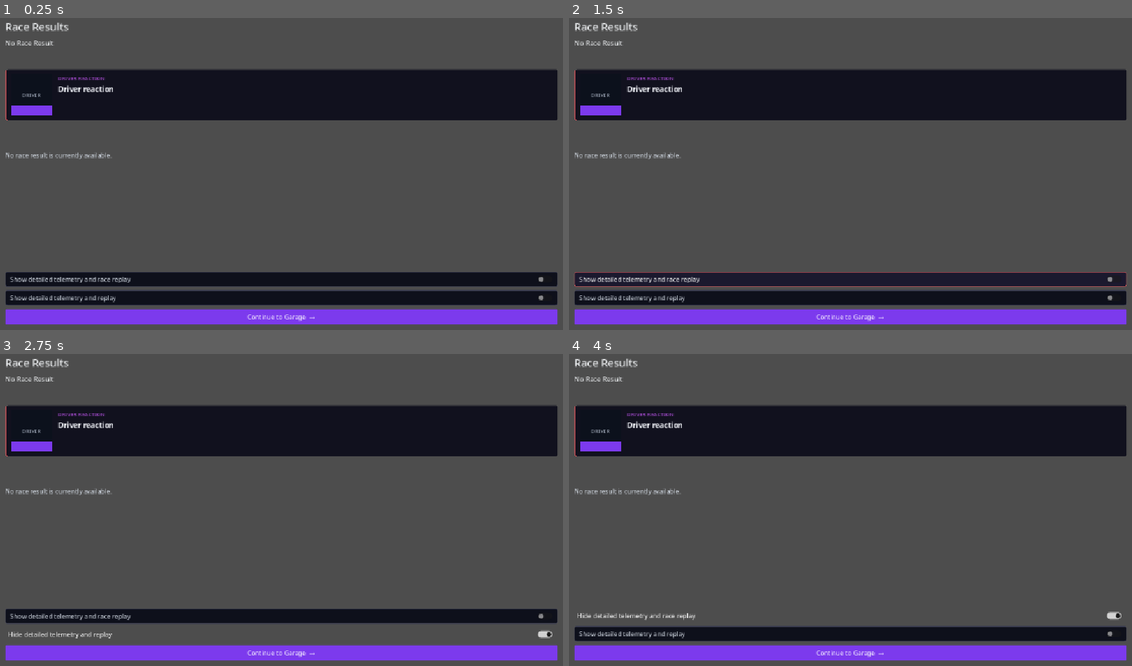
Above: before the commit, frames 1-4 (two rows, left to right).
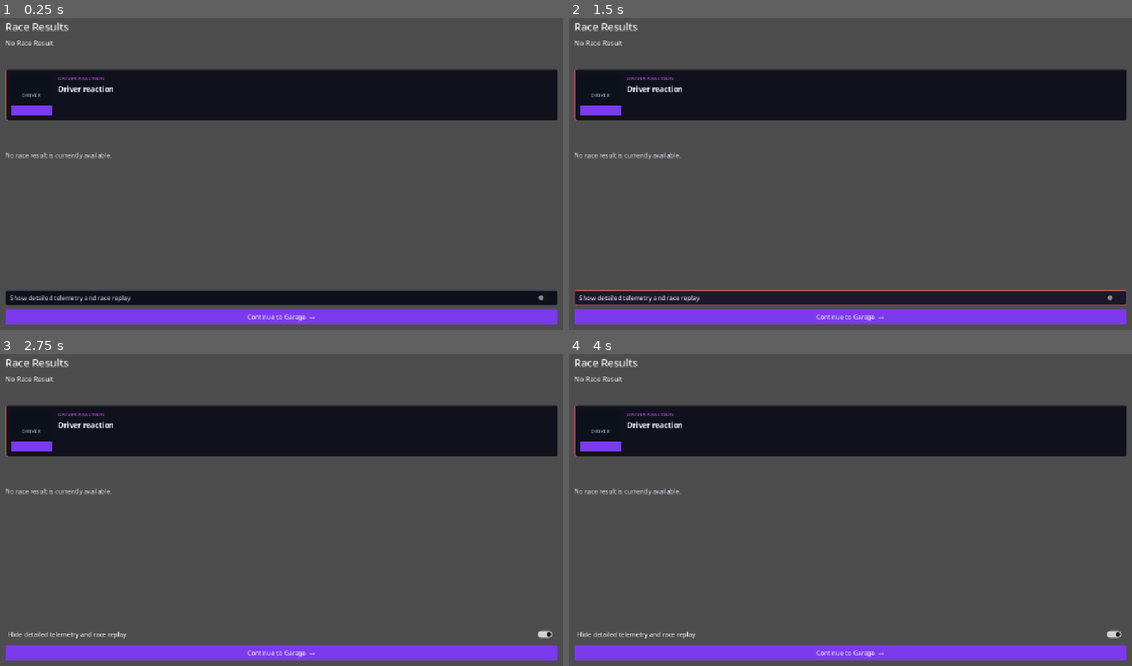
Above: after the commit, the same moments.

Repository: joeyp24/racing_manager
Game: Godot game, scene res://scenes/pages/race_results/race_results.tscn
Two runs of this game, one before a commit and one after it. Both use one fixed random seed, a clock stepped at 60 frames per second and the inputs below. This scene is started directly instead of the project's main scene.
Inputs (mouse positions are in pixels of both pictures, inside the frame that each line leads up to):
- Up to frame 1 (0.25 s): no input
- Up to frame 2 (1.5 s): click "Show detailed telemetry and r…" at 0.5 s; click "Hide detailed telemetry and r…" at 1.25 s
- Up to frame 3 (2.75 s): click (281, 634) at 2 s, where only the run before the commit has a clickable "Show detailed telemetry and r…"
- Up to frame 4 (4 s): click (850, 634) at 2.75 s, where only the run before the commit has a clickable "Hide detailed telemetry and r…"; click "Show detailed telemetry and r…" at 3.5 s

The runs differ from the first frame. In frame 1, 4.4% of the frame differs, in the area x 1-99%, y 81-92%; in frame 2, 5.3%, in the area x 1-99%, y 81-93%; in frame 3, 4.4%; in frame 4, 4.6%.

Commit message:
Fix merged results disclosure

Diff:
--- a/scenes/pages/race_results/race_results.gd
+++ b/scenes/pages/race_results/race_results.gd
@@ -14,7 +14,6 @@
 @onready var reaction_label: Label = %reaction_label
 @onready var incident_story_label: Label = %incident_story_label
 @onready var rival_story_label: Label = %rival_story_label
-@onready var details_toggle: CheckButton = %details_toggle
 @onready var outcome_story_label: Label = %outcome_story_label
 @onready var detailed_analysis_button: CheckButton = %detailed_analysis_button
 
@@ -23,9 +22,8 @@
 	continue_button.pressed.connect(
 		_on_continue_button_pressed
 	)
-	details_toggle.toggled.connect(_toggle_details)
-	_toggle_details(false)
 	detailed_analysis_button.toggled.connect(_on_detailed_analysis_toggled)
+	_on_detailed_analysis_toggled(false)
 
 	show_race_result()
 
@@ -60,15 +58,6 @@
 	reaction_label.text = "“%s”" % result.driver_reaction
 	incident_story_label.text = result.authored_incident
 	rival_story_label.text = result.rival_summary + ("\n" + result.storyline_summary if not result.storyline_summary.is_empty() else "")
-
-
-func _toggle_details(visible_now: bool) -> void:
-	analysis_label.visible = visible_now
-	replay_label.visible = visible_now
-	decisive_factors_label.visible = visible_now
-	car_effects_label.visible = visible_now
-	details_toggle.text = "Hide detailed telemetry and replay" if visible_now else "Show detailed telemetry and replay"
-	_on_detailed_analysis_toggled(false)
 
 
 func create_outcome_story(result: RaceResult) -> String:
@@ -97,6 +86,8 @@
 func _on_detailed_analysis_toggled(show_details: bool) -> void:
 	analysis_label.visible = show_details
 	replay_label.visible = show_details
+	decisive_factors_label.visible = show_details
+	car_effects_label.visible = show_details
 	detailed_analysis_button.text = "Hide detailed telemetry and race replay" if show_details else "Show detailed telemetry and race replay"
 
 
--- a/scenes/pages/race_results/race_results.tscn
+++ b/scenes/pages/race_results/race_results.tscn
@@ -150,11 +150,6 @@
 layout_mode = 2
 text = "Show detailed telemetry and race replay"
 
-[node name="details_toggle" type="CheckButton" parent="margin_container/results_container"]
-unique_name_in_owner = true
-layout_mode = 2
-text = "Show detailed telemetry and replay"
-
 [node name="continue_button" type="Button" parent="margin_container/results_container" unique_id=950594644]
 unique_name_in_owner = true
 layout_mode = 2
Not shown, changed: tests/test_gameplay_contracts.py
